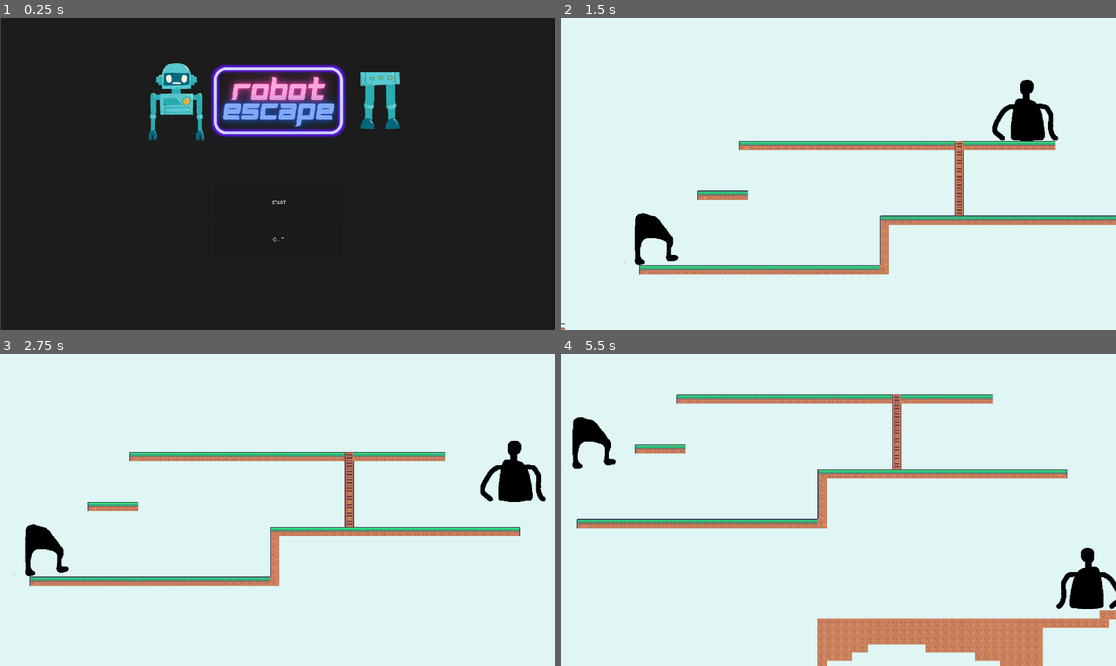
Above: before the commit, frames 1-4 (two rows, left to right).
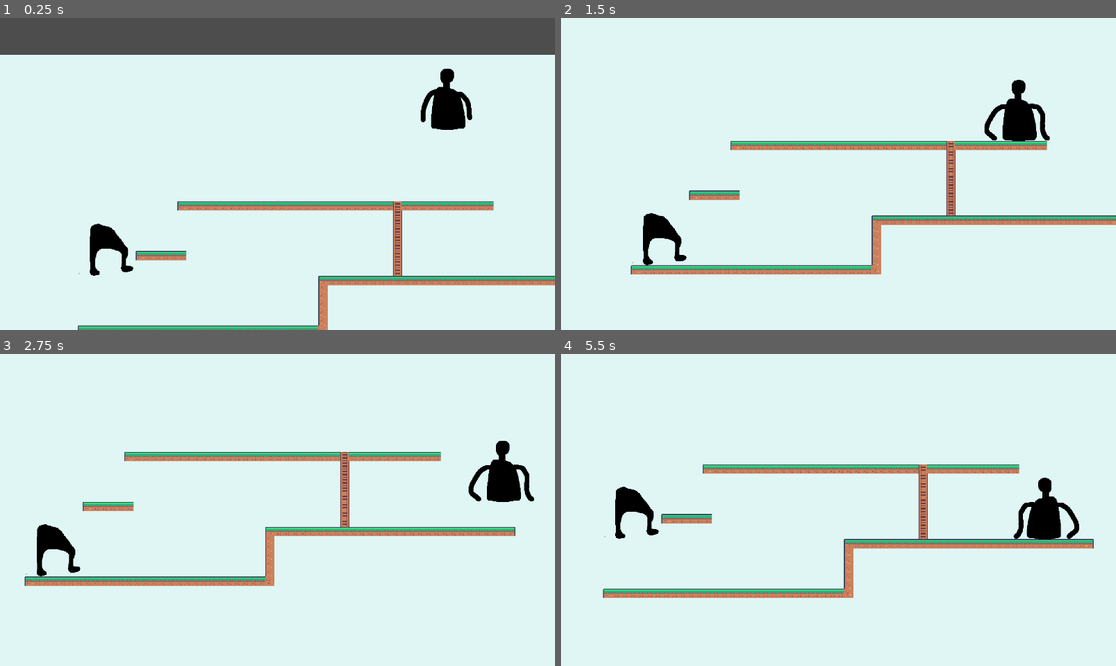
Above: after the commit, the same moments.

Repository: Paulofrog/Jeu-IC06
Game: Godot game, scene res://Game/Main/mainScene.tscn
Same seed, same stepped clock (60 frames per second), same inputs: the game is played once before the commit and once after it. Before the commit the project starts from res://Game/TitleScreen/titleScreenScene.tscn.
Inputs (mouse positions are in pixels of both pictures, inside the frame that each line leads up to):
- Up to frame 1 (0.25 s): no input
- Up to frame 2 (1.5 s): click (838, 202) at 0.5 s, where only the run before the commit has a clickable "START"; hold D (armsRight) from 1.28 s (still down); hold Alt (armsAssembly) from 1.28 s (still down)
- Up to frame 3 (2.75 s): keep holding D (armsRight); tap Up (legsJump) at 1.52, 2.27 s; release Alt (armsAssembly) at 2.03 s; tap Ctrl (legsAssembly) at 2.1 s
- Up to frame 4 (5.5 s): release D (armsRight) at 2.78 s; hold A (armsLeft) 2.78-3.53 s; hold Alt (armsAssembly) 2.78-3.53 s; hold D (armsRight) 3.53-5.03 s; tap Ctrl (legsAssembly) at 3.6, 5.1 s; tap Up (legsJump) at 3.77, 4.52, 5.27 s; hold Alt (armsAssembly) 4.28-5.03 s; hold A (armsLeft) from 5.03 s (still down)

The runs differ from the first frame. In frame 1, 100% of the frame differs, in the area x 0-100%, y 0-100%; in frame 2, 3.2%; in frame 3, 3.4%; in frame 4, 19%.

Commit message:
Restriction mouvement joueurs
Les joueurs restent désormais à l'intérieur du champs de la caméra.
L'affichage des raccourcis pour l'assemblage suit désormais les joueurs.

Diff:
--- a/Game/Main/mainScene.tscn
+++ b/Game/Main/mainScene.tscn
@@ -1,10 +1,16 @@
-[gd_scene load_steps=6 format=3 uid="uid://b2om6os6haj1"]
+[gd_scene load_steps=8 format=3 uid="uid://b2om6os6haj1"]
 
 [ext_resource type="PackedScene" uid="uid://ckak4h5n30ila" path="res://Game/TestLevel/testLevelScene.tscn" id="1_3swin"]
 [ext_resource type="Script" path="res://Game/Main/mainScript.gd" id="1_cu2if"]
 [ext_resource type="PackedScene" uid="uid://p0uq6callbul" path="res://Game/Legs player/legsPlayerScene.tscn" id="2_08djd"]
 [ext_resource type="PackedScene" uid="uid://biegw40cam53k" path="res://Game/Arms player/armsPlayerScene.tscn" id="4_hms30"]
 [ext_resource type="PackedScene" uid="uid://b5bicbah67v4c" path="res://Game/PauseScreen/pauseScreenScene.tscn" id="5_hwaqx"]
+
+[sub_resource type="RectangleShape2D" id="RectangleShape2D_4hff5"]
+size = Vector2(1070, 35)
+
+[sub_resource type="RectangleShape2D" id="RectangleShape2D_w8lhb"]
+size = Vector2(40, 532)
 
 [node name="MainScene" type="Node"]
 script = ExtResource("1_cu2if")
@@ -14,9 +20,11 @@
 
 [node name="LegsPlayer" parent="." instance=ExtResource("2_08djd")]
 position = Vector2(233, -150)
+collision_mask = 38
 
 [node name="ArmsPlayer" parent="." instance=ExtResource("4_hms30")]
 position = Vector2(93, -150)
+collision_mask = 38
 
 [node name="Camera" type="Camera2D" parent="."]
 position = Vector2(715, 357)
@@ -29,16 +37,37 @@
 offset_right = -103.0
 offset_bottom = -37.0
 
+[node name="MovementArea" type="StaticBody2D" parent="Camera"]
+collision_layer = 32
+
+[node name="CollisionArea" type="CollisionShape2D" parent="Camera/MovementArea"]
+position = Vector2(0, -283.5)
+shape = SubResource("RectangleShape2D_4hff5")
+
+[node name="CollisionArea2" type="CollisionShape2D" parent="Camera/MovementArea"]
+position = Vector2(0, 283.5)
+shape = SubResource("RectangleShape2D_4hff5")
+
+[node name="CollisionShape2D" type="CollisionShape2D" parent="Camera/MovementArea"]
+position = Vector2(-515, 0)
+shape = SubResource("RectangleShape2D_w8lhb")
+
+[node name="CollisionShape2D2" type="CollisionShape2D" parent="Camera/MovementArea"]
+position = Vector2(515, 0)
+shape = SubResource("RectangleShape2D_w8lhb")
+
 [node name="ProximityLabel" type="Label" parent="."]
-anchors_preset = -1
-anchor_left = 0.272
-anchor_top = 0.508
-anchor_right = 0.375
-anchor_bottom = 0.53
-offset_left = -0.240051
-offset_top = 0.359985
-offset_right = -6.10352e-05
-offset_bottom = -0.400024
+anchors_preset = 8
+anchor_left = 0.5
+anchor_top = 0.5
+anchor_right = 0.5
+anchor_bottom = 0.5
+offset_left = -95.0
+offset_top = -11.5
+offset_right = 95.0
+offset_bottom = 11.5
+grow_horizontal = 2
+grow_vertical = 2
 theme_override_colors/font_color = Color(0, 0, 0, 1)
 text = "Appuyez sur ALT et RCtrl"
 horizontal_alignment = 1
--- a/Game/Main/mainScript.gd
+++ b/Game/Main/mainScript.gd
@@ -3,6 +3,7 @@
 # Assembly
 const PROXIMITY_THRESHOLD = 120.0
 const ARMSPLAYER_OFFSET = Vector2(0, -120)
+const PROXIMITYLABEL_OFFSET = Vector2(0, -85)
 var are_assembled
 var paused = false
 @onready var pausemenu = $Camera/PauseMenu
@@ -11,12 +12,14 @@
 	SetSpawnPositions()
 	are_assembled = false
 
+
 # Called every frame. 'delta' is the elapsed time since the previous frame.
 func _process(_delta: float) -> void:
 	if Input.is_action_just_pressed("pause"):
 		pauseMenu()
 	UpdateCameraPosition()
 	PlayerProximityDetection()
+
 
 func pauseMenu() -> void:
 	if paused:
@@ -28,6 +31,7 @@
 		get_tree().paused = true
 		pausemenu.show()
 	paused = !paused
+
 
 func SetSpawnPositions():
 	var legsPlayerSpawnPoint = $TestLevel/LegsPlayerSpawnPoint.position
@@ -43,7 +47,11 @@
 func PlayerProximityDetection():
 	var distance = $LegsPlayer.global_position.distance_to($ArmsPlayer.global_position)
 	if (distance < PROXIMITY_THRESHOLD):
-		$ProximityLabel.show()
+		if !are_assembled:
+			$ProximityLabel.position = (($ArmsPlayer.global_position + $LegsPlayer.global_position) / (2)) \
+										- ($ProximityLabel.get_size() / 2) \
+										+ PROXIMITYLABEL_OFFSET
+			$ProximityLabel.show()
 	else:
 		$ProximityLabel.hide()
 
--- a/project.godot
+++ b/project.godot
@@ -11,7 +11,7 @@
 [application]
 
 config/name="Jeu-IC06"
-run/main_scene="res://Game/TitleScreen/titleScreenScene.tscn"
+run/main_scene="res://Game/Main/mainScene.tscn"
 config/features=PackedStringArray("4.3", "Forward Plus")
 config/icon="res://icon.svg"
 
@@ -82,6 +82,7 @@
 2d_physics/layer_3="Ground"
 2d_physics/layer_4="Collectible"
 2d_physics/layer_5="UI"
+2d_physics/layer_6="MovementArea"
 
 [physics]
 
